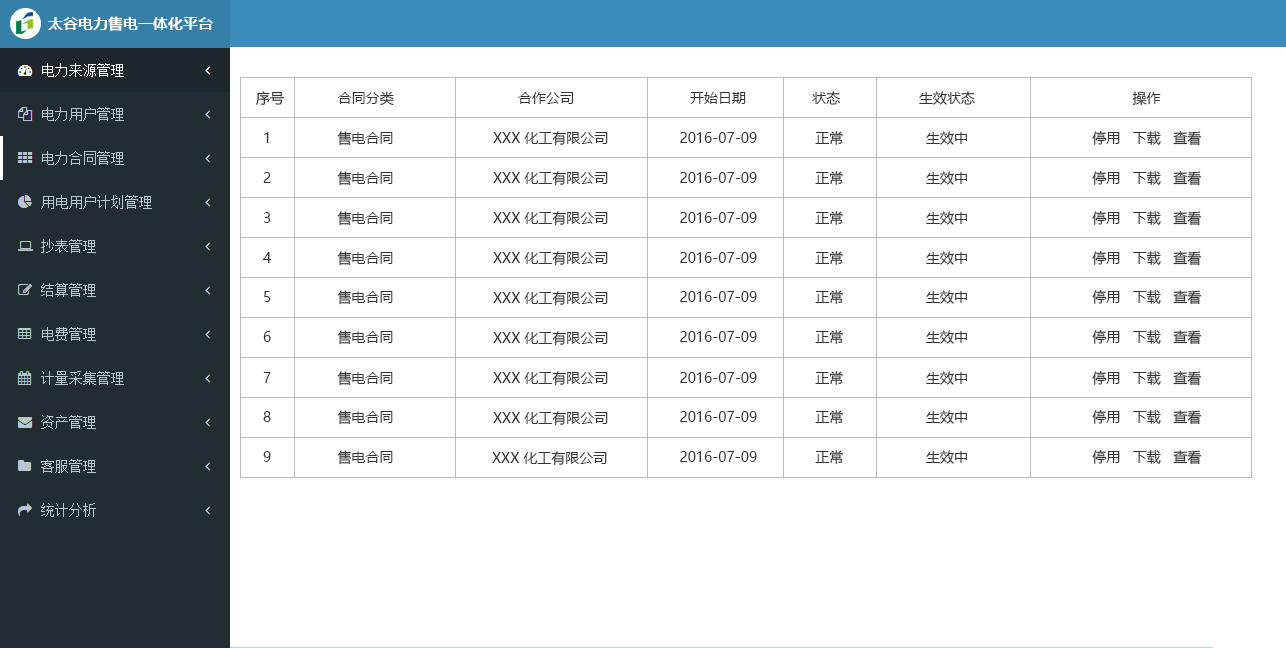
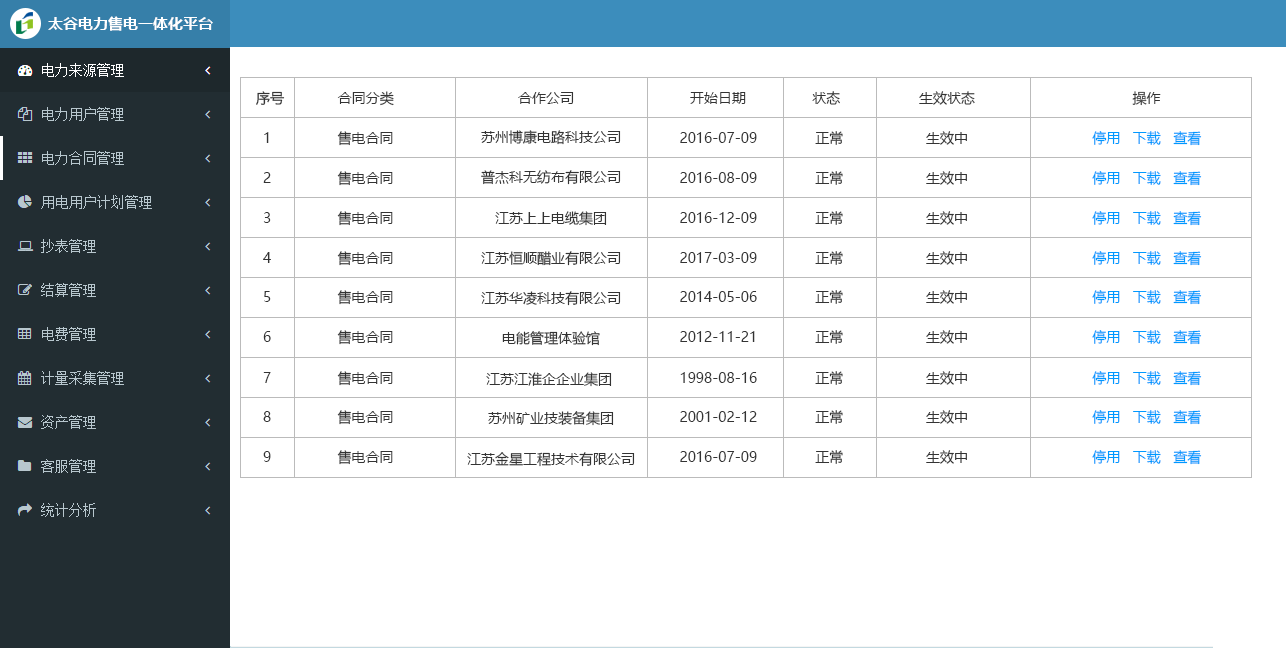
Before/after of a 1286px x 648px layered artwork. What changed in the layer stack:
added group "公司名称" with 9 layers above "wenzi" over [467, 130, 635, 467]
added layer "江苏金星工程技术有限公司" in group "公司名称" over [467, 452, 635, 467]
added layer "苏州矿业技装备集团" in group "公司名称" over [488, 411, 614, 426]
added layer "江苏江淮企企业集团" in group "公司名称" over [486, 372, 612, 387]
added layer "江苏华凌科技有限公司" in group "公司名称" over [481, 291, 621, 306]
added layer "江苏恒顺醋业有限公司" in group "公司名称" over [481, 251, 621, 266]
added layer "江苏上上电缆集团" in group "公司名称" over [495, 211, 607, 226]
added layer "普杰科无纺布有限公司" in group "公司名称" over [481, 170, 621, 185]
renamed "XXX 化工有限公司" to "苏州博康电路科技公司", moved it into group "公司名称", painted on it over [481, 130, 621, 146]
painted on "8 售电合同" over [696, 410, 1202, 425]
painted on "7 售电合同" over [680, 371, 1202, 386]
painted on "6 售电合同" over [704, 330, 1202, 345]
painted on "5 售电合同" over [704, 290, 1202, 305]
painted on "4 售电合同" over [704, 251, 1202, 266]
painted on "3 售电合同" over [718, 211, 1202, 226]
painted on "2 售电合同" over [727, 171, 1202, 186]
removed layer "XXX 化工有限公司 拷贝 8" from group "wenzi" over [492, 451, 607, 466]
removed layer "XXX 化工有限公司 拷贝 7" from group "wenzi" over [493, 411, 608, 426]
removed layer "XXX 化工有限公司 拷贝 6" from group "wenzi" over [493, 371, 608, 386]
removed layer "XXX 化工有限公司 拷贝 5" from group "wenzi" over [493, 331, 608, 346]
removed layer "XXX 化工有限公司 拷贝 4" from group "wenzi" over [493, 291, 608, 306]
removed layer "XXX 化工有限公司 拷贝 3" from group "wenzi" over [493, 251, 608, 266]
removed layer "XXX 化工有限公司 拷贝 2" from group "wenzi" over [493, 211, 608, 226]
removed layer "XXX 化工有限公司 拷贝" from group "wenzi" over [493, 171, 608, 186]
…and 3 more changes (1 added, 2 painted)
